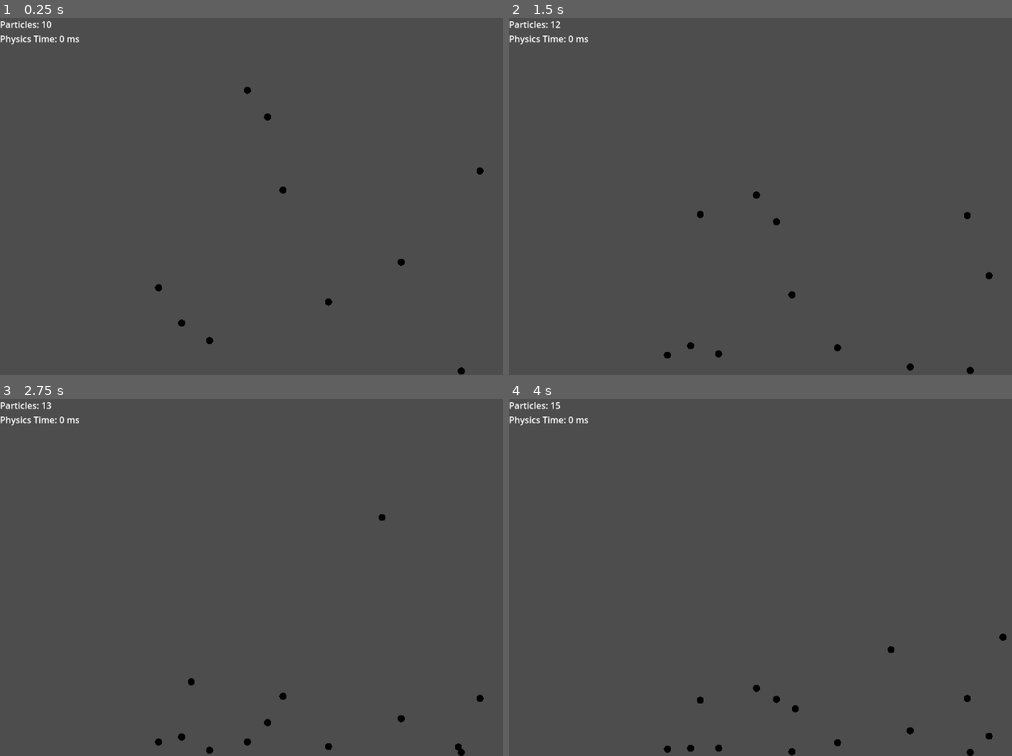
Above: before the commit, frames 1-4 (two rows, left to right).
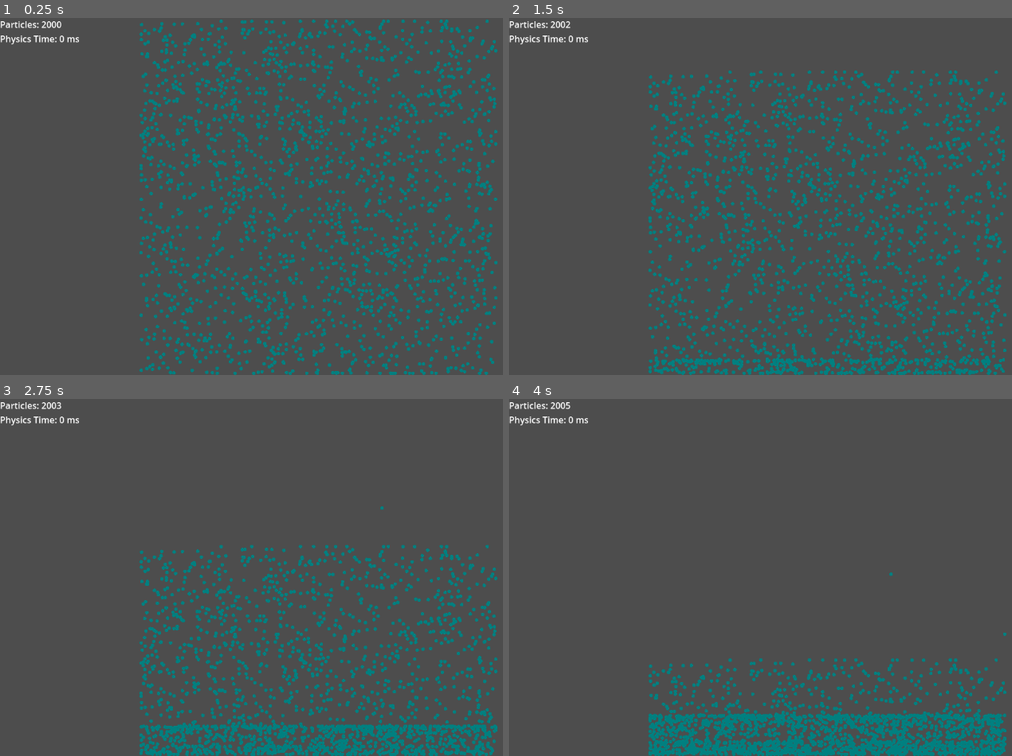
Above: after the commit, the same moments.

Repository: BoonyakornTanrattanakorn/SmoothedParticleHydrodynamics
Game: Godot game, scene res://main.tscn
The game is run twice, just before and just after one commit, with the same random seed, the same clock (stepped at 60 frames per second) and the same inputs.
Inputs (mouse positions are in pixels of both pictures, inside the frame that each line leads up to):
- Up to frame 1 (0.25 s): no input
- Up to frame 2 (1.5 s): move the mouse to (966, 178) at 0.52 s; click (966, 178) at 0.67 s; move the mouse to (700, 214) at 1.27 s; click (700, 214) at 1.42 s
- Up to frame 3 (2.75 s): move the mouse to (382, 498) at 2.02 s; click (382, 498) at 2.17 s
- Up to frame 4 (4 s): move the mouse to (795, 648) at 2.77 s; click (795, 648) at 2.92 s; move the mouse to (outside the picture) at 3.52 s; click (outside the picture) at 3.67 s

The runs differ from the first frame. In frame 1, 11% of the frame differs, in the area x 8-99%, y 0-100%; in frame 2, 11%; in frame 3, 9.8%; in frame 4, 7.7%.
Error in both runs: Cannot call method 'shader_create_from_spirv' on a null value. (res://Density/density.gd:7)

Commit message:
feat: optimize particle drawing with multimesh

Diff:
--- a/PressureForce/pressureForce.gd
+++ b/PressureForce/pressureForce.gd
@@ -43,6 +43,7 @@
 	return pressure_force
 
 # TODO: I think it's possible to do this in the same compute shader as density
+# TODO: fix memory leak free_rid
 static func _calculate_gpu(particle_position_array: PackedVector2Array,
 						particle_density_array: PackedFloat32Array) -> PackedVector2Array:
 	if particle_position_array.size() == 0 or particle_position_array == null or \
--- a/global.gd
+++ b/global.gd
@@ -1,7 +1,7 @@
 extends Node2D
 
 var gravity = Vector2(0, 9.81)
-var box_dimension = Vector2(10, 10)
+var box_dimension = Vector2(20, 20)
 var particle_radius : float = 0.1
 var particle_color = Color(0.0, 0.0, 1.0, 1.0)
 var gas_constant : float = 10.0
@@ -12,7 +12,7 @@
 var damp: float = 0.99
 var time_step := 0.01 # delta will not be bigger than this
 
-var _scale;
+var _scale: float;
 var _offset: Vector2;
 
 var use_gpu = true
--- a/main.gd
+++ b/main.gd
@@ -4,7 +4,7 @@
 
 var particle_position_array: PackedVector2Array = []
 var particle_velocity_array: PackedVector2Array = []
-var initial_particle_num = 10
+var initial_particle_num = 2000
 
 var particle_num = 0
 
--- a/particle.gd
+++ b/particle.gd
@@ -8,17 +8,84 @@
 var min_density := 0.0
 var max_density := 0.0
 
+@onready var multi_mesh := MultiMesh.new()
+@onready var multi_mesh_instance := MultiMeshInstance2D.new()
+
+var multi_mesh_instance_count := 0
+
+func _ready() -> void:
+	multi_mesh_instance.multimesh = multi_mesh
+	add_child(multi_mesh_instance)
+
+func _create_circle_mesh() -> Mesh:
+	var mesh := ArrayMesh.new()
+	var verts := PackedVector2Array()
+	var indices := PackedInt32Array()
+	var steps := 16
+
+	verts.append(Vector2.ZERO)
+
+	for i in range(steps+1):
+		var a := TAU * i / steps
+		verts.append(Vector2(cos(a), sin(a)) * Global.particle_radius * Global._scale)
+
+	for i in range(1, steps+1):
+		indices.append(0)
+		indices.append(i)
+		indices.append(i+1)
+
+	var arrays := []
+	arrays.resize(Mesh.ARRAY_MAX)
+	arrays[Mesh.ARRAY_VERTEX] = verts
+	arrays[Mesh.ARRAY_INDEX] = indices
+	mesh.add_surface_from_arrays(
+		Mesh.PRIMITIVE_TRIANGLES,
+		arrays
+	)
+
+	return mesh
+
 func _draw() -> void:
+	# Cache global values to avoid repeated lookups
+	var scale := Global._scale
+	var offset := Global._offset
+	var radius := Global.particle_radius * scale
+	var density_range := max_density - min_density
+
+	# Inline color calculation to reduce function call overhead
 	for idx in range(particle_num):
-		var color := _get_particle_color(idx)
-		draw_circle(particle_position_array[idx] * Global._scale + Global._offset, Global.particle_radius * Global._scale, color)
+		var ratio := (particle_density_array[idx] - min_density) / density_range if density_range > 0 else 0.5
+		var color := Color(0, ratio, 1 - ratio)
+		draw_circle(particle_position_array[idx] * scale + offset, radius, color)
 
-func _get_particle_color(idx: int) -> Color:
-	var color := Color.BLUE
-	var ratio = (particle_density_array[idx] - min_density) / (max_density - min_density)
-	color.b = 1 - ratio
-	color.g = ratio
-	return color
+func _init_mesh() -> void:
+	multi_mesh.instance_count = 0
+	multi_mesh.transform_format = MultiMesh.TRANSFORM_2D
+	multi_mesh.use_colors = true
+	multi_mesh.instance_count = multi_mesh_instance_count
+
+	multi_mesh.mesh = _create_circle_mesh()
+
+func _update_mesh() -> void:
+	if particle_num != multi_mesh_instance_count:
+		multi_mesh_instance_count = particle_num
+		_init_mesh()
+
+	var scale := Global._scale
+	var offset := Global._offset
+	var radius := Global.particle_radius * scale
+	var density_range := max_density - min_density
+
+	for idx in range(particle_num):
+		var pos := particle_position_array[idx] * scale + offset
+
+		var transform := Transform2D.IDENTITY
+		transform.origin = pos
+		multi_mesh.set_instance_transform_2d(idx, transform)
+
+		var ratio := (particle_density_array[idx] - min_density) / density_range if density_range > 0 else 0.5
+		var color := Color(0, ratio, 1 - ratio)
+		multi_mesh.set_instance_color(idx, color)
 
 # TODO IMPLEMENT MEA MAX MIN DENSITY
 func _draw_particles(particle_position_array: PackedVector2Array,
@@ -31,7 +98,7 @@
 	self.particle_num = particle_num
 
 	_calculate_density_range()
-	queue_redraw()
+	_update_mesh()
 
 func _calculate_density_range() -> void:
 	var tmp_max = particle_density_array[0]
Not shown, added: main.tscn4884986438.tmp
